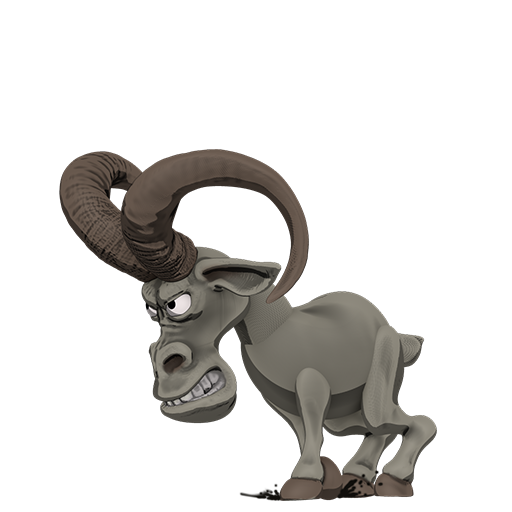
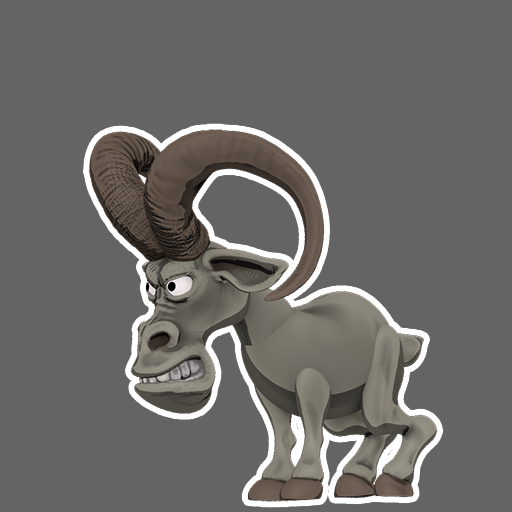
Layer changes from the first 512px x 512px image to the second:
renamed "Layer 1" to "Layer 0", showed it, painted on it over [0, 0, 512, 512]
removed group "Group 1" (6 layers) over [59, 129, 438, 503]
removed layer "Layer 3" from group "Group 1" over [239, 482, 384, 501]
removed layer (unnamed layer) from group "Group 1" over [59, 149, 437, 501]
